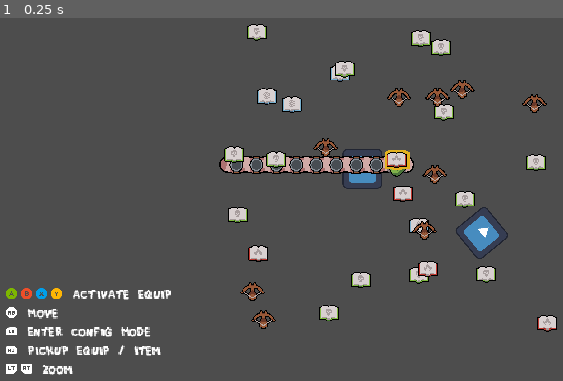
Above: before the commit, frame 1.
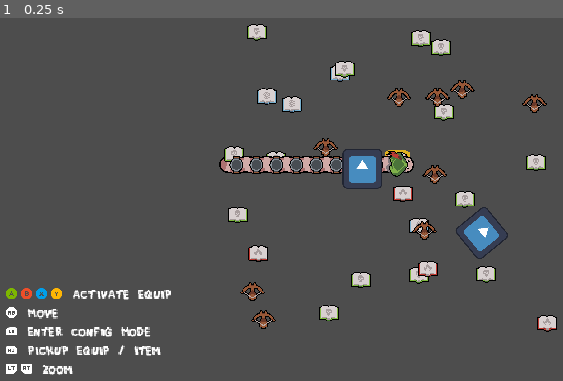
Above: after the commit, the same moment.

Repository: Justuna/worm-odyssey
Game: Godot game, scene res://scenes/tests/worm_test.tscn
The game is run twice, just before and just after one commit, with the same random seed, the same clock (stepped at 60 frames per second) and the same inputs. The engine's default icon, where the game draws it, is replaced by a stand-in: a white triangle on a blue panel in a dark square.
Inputs:
- Up to frame 1 (0.25 s): no input

The runs differ from the first frame. In frame 1, 0.6% of the frame differs, in the area x 41-73%, y 36-43%.

Commit message:
Fully configable worm

Diff:
--- /dev/null
+++ b/assets/animations/worm_segment.tres
@@ -0,0 +1,87 @@
+[gd_resource type="AnimationLibrary" load_steps=4 format=3 uid="uid://bbtnbbpqj573b"]
+
+[sub_resource type="Animation" id="Animation_nclic"]
+resource_name = "edit_select"
+length = 0.25
+step = 0.05
+tracks/0/type = "bezier"
+tracks/0/imported = false
+tracks/0/enabled = true
+tracks/0/path = NodePath("CanvasGroup:scale:x")
+tracks/0/interp = 1
+tracks/0/loop_wrap = true
+tracks/0/keys = {
+"handle_modes": PackedInt32Array(0, 0),
+"points": PackedFloat32Array(1, -0.25, 0, 0.25, 0, 1.25, -0.25, 0, 0.25, 0),
+"times": PackedFloat32Array(0, 0.25)
+}
+tracks/1/type = "bezier"
+tracks/1/imported = false
+tracks/1/enabled = true
+tracks/1/path = NodePath("CanvasGroup:scale:y")
+tracks/1/interp = 1
+tracks/1/loop_wrap = true
+tracks/1/keys = {
+"handle_modes": PackedInt32Array(0, 0),
+"points": PackedFloat32Array(1, -0.25, 0, 0.25, 0, 1.25, -0.25, 0, 0.25, 0),
+"times": PackedFloat32Array(0, 0.25)
+}
+
+[sub_resource type="Animation" id="Animation_hdiyc"]
+length = 0.001
+tracks/0/type = "bezier"
+tracks/0/imported = false
+tracks/0/enabled = true
+tracks/0/path = NodePath("CanvasGroup:scale:x")
+tracks/0/interp = 1
+tracks/0/loop_wrap = true
+tracks/0/keys = {
+"handle_modes": PackedInt32Array(0),
+"points": PackedFloat32Array(1, -0.25, 0, 0.25, 0),
+"times": PackedFloat32Array(0)
+}
+tracks/1/type = "bezier"
+tracks/1/imported = false
+tracks/1/enabled = true
+tracks/1/path = NodePath("CanvasGroup:scale:y")
+tracks/1/interp = 1
+tracks/1/loop_wrap = true
+tracks/1/keys = {
+"handle_modes": PackedInt32Array(0),
+"points": PackedFloat32Array(1, -0.25, 0, 0.25, 0),
+"times": PackedFloat32Array(0)
+}
+
+[sub_resource type="Animation" id="Animation_3hbgr"]
+resource_name = "edit_deselect"
+length = 0.25
+step = 0.05
+tracks/0/type = "bezier"
+tracks/0/imported = false
+tracks/0/enabled = true
+tracks/0/path = NodePath("CanvasGroup:scale:x")
+tracks/0/interp = 1
+tracks/0/loop_wrap = true
+tracks/0/keys = {
+"handle_modes": PackedInt32Array(0, 0),
+"points": PackedFloat32Array(1.25, -0.25, 0, 0.25, 0, 1, -0.05, 0.0981692, 0.25, 0),
+"times": PackedFloat32Array(0, 0.25)
+}
+tracks/1/type = "bezier"
+tracks/1/imported = false
+tracks/1/enabled = true
+tracks/1/path = NodePath("CanvasGroup:scale:y")
+tracks/1/interp = 1
+tracks/1/loop_wrap = true
+tracks/1/keys = {
+"handle_modes": PackedInt32Array(0, 0),
+"points": PackedFloat32Array(1.25, -0.25, 0, 0.25, 0, 1, -0.25, 0, 0.25, 0),
+"times": PackedFloat32Array(0, 0.25)
+}
+
+[resource]
+_data = {
+"RESET": SubResource("Animation_hdiyc"),
+"edit_deselect": SubResource("Animation_3hbgr"),
+"edit_select": SubResource("Animation_nclic")
+}
--- a/assets/shaders/outline.gdshader
+++ b/assets/shaders/outline.gdshader
@@ -9,10 +9,19 @@
 uniform float line_thickness : hint_range(0.0, 10.0);
 uniform vec4 line_color : source_color = vec4(1.0);
 uniform sampler2D screen_texture : hint_screen_texture, repeat_disable, filter_nearest;
-uniform bool enabled = false;
+uniform bool line_enabled = false;
+
+uniform vec4 overlay_color : source_color = vec4(0.0);
+uniform float overlay_amount : hint_range(0.0, 1.0);
+uniform bool overlay_enabled = true;
+
 
 void fragment() {
-	if (enabled) {
+	vec4 color;
+	// Get the texture from the screen
+	vec4 c = texture(screen_texture, SCREEN_UV);
+
+	if (line_enabled) {
 		// Get the size of the pixels on screen, and create a variable for out outline
 		vec2 size = line_thickness * SCREEN_PIXEL_SIZE;
 		float outline = 0.0;
@@ -28,17 +37,19 @@
 		// Force outline to 1 or 0
 		outline = sign(outline);
 
-		// Get the texture from the screen
-		vec4 c = texture(screen_texture, SCREEN_UV);
-
 		// If the alpha exists at least a little bit, amplify the colors.
 		// This ensures alpha and colors remain precise even when reading from screen.
 		if (c.a > 0.0001) {
 			c.rgb /= c.a;
 		}
 
-		COLOR = mix(c, line_color, outline - c.a);
+		color = mix(c, line_color, outline - c.a);
 	} else {
-		COLOR = texture(screen_texture, SCREEN_UV);
+		color = c;
+	}
+	if (overlay_enabled && c.a > 0.0001) {
+		COLOR = mix(color, overlay_color, overlay_amount);
+	} else {
+		COLOR = color;
 	}
 }
--- a/prefabs/equipment/dropped_equipment.tscn
+++ b/prefabs/equipment/dropped_equipment.tscn
@@ -11,7 +11,10 @@
 shader = ExtResource("2_ijgik")
 shader_parameter/line_thickness = 2.0
 shader_parameter/line_color = Color(0.890196, 0.698039, 0.121569, 1)
-shader_parameter/enabled = false
+shader_parameter/line_enabled = false
+shader_parameter/overlay_color = Color(0, 0, 0, 0)
+shader_parameter/overlay_amount = null
+shader_parameter/overlay_enabled = true
 
 [node name="DroppedEquipment" type="Area2D"]
 
--- a/prefabs/worm/worm_segment.tscn
+++ b/prefabs/worm/worm_segment.tscn
@@ -7,19 +7,23 @@
 [sub_resource type="ShaderMaterial" id="ShaderMaterial_u7npg"]
 shader = ExtResource("4_rbxe0")
 shader_parameter/line_thickness = 2.0
-shader_parameter/line_color = Color(0, 0.839216, 0.0117647, 1)
-shader_parameter/enabled = false
+shader_parameter/line_color = Color(0.490196, 0.717647, 0, 1)
+shader_parameter/line_enabled = false
+shader_parameter/overlay_color = Color(1, 1, 1, 1)
+shader_parameter/overlay_amount = 0.6
+shader_parameter/overlay_enabled = false
 
 [node name="WormSegment" type="Node2D" node_paths=PackedStringArray("canvas_group")]
 script = ExtResource("1_44kv3")
 canvas_group = NodePath("CanvasGroup")
-x_color = Color(0.113725, 0.529412, 0.866667, 1)
-y_color = Color(0.905882, 0.803922, 0.129412, 1)
-b_color = Color(0.894118, 0.176471, 0.176471, 1)
-a_color = Color(0.152941, 0.886275, 0.180392, 1)
+x_color = Color(0, 0.623529, 0.921569, 1)
+y_color = Color(0.996078, 0.709804, 0.0156863, 1)
+b_color = Color(0.937255, 0.305882, 0.160784, 1)
+a_color = Color(0.490196, 0.717647, 0, 1)
 
 [node name="CanvasGroup" type="CanvasGroup" parent="."]
 material = SubResource("ShaderMaterial_u7npg")
+scale = Vector2(1.25, 1.25)
 
 [node name="SlotVisuals" type="Node2D" parent="CanvasGroup"]
 
--- a/scenes/tests/worm_test.tscn
+++ b/scenes/tests/worm_test.tscn
@@ -16,33 +16,42 @@
 [sub_resource type="RectangleShape2D" id="RectangleShape2D_1fcaq"]
 size = Vector2(128, 126)
 
+[sub_resource type="Curve" id="Curve_3h615"]
+_data = [Vector2(0, 1), 0.0, 0.0, 0, 0, Vector2(1, 0.269544), -0.347194, 0.0, 0, 0]
+point_count = 2
+
 [node name="WormTest" type="Node2D"]
 script = ExtResource("1_e11fb")
 equipment_library = ExtResource("2_6jmem")
 equipment_spawn_area = SubResource("RectangleShape2D_jjv65")
 
-[node name="Wall" type="StaticBody2D" parent="."]
+[node name="Level" type="Node2D" parent="."]
+z_index = 10
+
+[node name="Wall" type="StaticBody2D" parent="Level"]
 position = Vector2(-101, 12)
 
-[node name="Sprite2D" type="Sprite2D" parent="Wall"]
+[node name="Sprite2D" type="Sprite2D" parent="Level/Wall"]
 texture = ExtResource("2_cl5xy")
 
-[node name="CollisionShape2D" type="CollisionShape2D" parent="Wall"]
+[node name="CollisionShape2D" type="CollisionShape2D" parent="Level/Wall"]
 shape = SubResource("RectangleShape2D_1fcaq")
 
-[node name="Wall2" type="StaticBody2D" parent="."]
+[node name="Wall2" type="StaticBody2D" parent="Level"]
 position = Vector2(281, 218)
 rotation = 0.886361
+scale = Vector2(1, 1)
 
-[node name="Sprite2D" type="Sprite2D" parent="Wall2"]
+[node name="Sprite2D" type="Sprite2D" parent="Level/Wall2"]
 texture = ExtResource("2_cl5xy")
 
-[node name="CollisionShape2D" type="CollisionShape2D" parent="Wall2"]
+[node name="CollisionShape2D" type="CollisionShape2D" parent="Level/Wall2"]
 shape = SubResource("RectangleShape2D_1fcaq")
 
 [node name="PlayerWorm" type="Node2D" parent="."]
 
 [node name="Worm" parent="PlayerWorm" instance=ExtResource("1_wvqpy")]
+z_index = 5
 
 [node name="UI" type="CanvasLayer" parent="PlayerWorm"]
 
@@ -87,6 +96,7 @@
 [img=24]res://assets/art/control_icons/xbox_rt.png[/img] + [img=24]res://assets/art/control_icons/xbox_dpad_vertical.png[/img] Move Equip
 [img=24]res://assets/art/control_icons/xbox_dpad_vertical.png[/img] Move Selection
 [img=24]res://assets/art/control_icons/xbox_rb.png[/img] Eject Equip
+[img=24]res://assets/art/control_icons/xbox_dpad_horizontal.png[/img] Rotate Equip
 [img=24]res://assets/art/control_icons/xbox_lb.png[/img] Exit Config Mode"
 fit_content = true
 scroll_active = false
@@ -167,6 +177,8 @@
 [node name="ControllerWormInput" type="Node" parent="PlayerWorm" node_paths=PackedStringArray("worm", "camera_controller", "worm_configurer")]
 process_mode = 3
 script = ExtResource("3_8ovgw")
+move_segment_interval_max = 0.25
+move_segment_interval_curve = SubResource("Curve_3h615")
 worm = NodePath("../Worm")
 camera_controller = NodePath("../CameraController")
 worm_configurer = NodePath("../WormConfigurer")
@@ -178,3 +190,4 @@
 config_worm_ui = NodePath("../UI/Control/ConfigWormUI")
 worm_ui = NodePath("../UI/Control/WormUI")
 camera = NodePath("../CameraController")
+equipment_library = ExtResource("2_6jmem")
--- a/scripts/equipment/dropped_equipment.gd
+++ b/scripts/equipment/dropped_equipment.gd
@@ -13,6 +13,8 @@
 	equipment = _equipment
 	visuals_container.add_child(_equipment)
 	_equipment.position = Vector2.ZERO
+	_equipment.rotation = 0
+	_equipment.direction = Equipment.Direction.RIGHT
 
 
 func _ready():
--- a/scripts/equipment/equipment.gd
+++ b/scripts/equipment/equipment.gd
@@ -54,3 +54,25 @@
 
 func use_active():
 	active_used.emit()
+
+
+static func rotate_left(direction: Direction) -> Direction:
+	match direction:
+		Direction.UP:
+			return Direction.RIGHT
+		Direction.RIGHT:
+			return Direction.DOWN
+		Direction.DOWN:
+			return Direction.LEFT
+	return Direction.UP
+
+
+static func rotate_right(direction: Direction) -> Direction:
+	match direction:
+		Direction.UP:
+			return Direction.LEFT
+		Direction.LEFT:
+			return Direction.DOWN
+		Direction.DOWN:
+			return Direction.RIGHT
+	return Direction.UP
--- a/scripts/equipment/equipment_library.gd
+++ b/scripts/equipment/equipment_library.gd
@@ -33,3 +33,10 @@
 	var dropped_equipment = inst.get_node("DroppedEquipment") as DroppedEquipment
 	dropped_equipment.construct(spawn_equipment(equipment_type))
 	return inst
+
+
+func spawn_dropped_equipment_from_existing(equipment: Equipment) -> Node2D:
+	var inst = dropped_equipment_prefab.instantiate()
+	var dropped_equipment = inst.get_node("DroppedEquipment") as DroppedEquipment
+	dropped_equipment.construct(equipment)
+	return inst
--- a/scripts/interaction/interactable.gd
+++ b/scripts/interaction/interactable.gd
@@ -33,7 +33,7 @@
 
 func _update_selected_visuals():
 	if _selected:
-		(visuals.material as ShaderMaterial).set_shader_parameter("enabled", true)
+		(visuals.material as ShaderMaterial).set_shader_parameter("line_enabled", true)
 		(visuals.material as ShaderMaterial).set_shader_parameter("line_color", selected_color)
 	else:
-		(visuals.material as ShaderMaterial).set_shader_parameter("enabled", false)
+		(visuals.material as ShaderMaterial).set_shader_parameter("line_enabled", false)
--- a/scripts/worm/camera_controller.gd
+++ b/scripts/worm/camera_controller.gd
@@ -30,14 +30,14 @@
 		global_position = target.global_position
 
 
-func set_target(target: Node2D, lerp: bool = true):
+func set_target(target: Node2D, lerp: bool = true, duration: float = lerp_duration):
 	_target = target
 	if is_inside_tree() and lerp:
 		if _move_tween and _move_tween.is_running():
 			_move_tween.kill()
 		_move_tween = get_tree().create_tween()
 		_move_tween.set_pause_mode(Tween.TWEEN_PAUSE_PROCESS)
-		_move_tween.tween_method(_move_tween_to_target.bind(global_position), 0.0, 1.0, lerp_duration).set_ease(Tween.EASE_IN_OUT).set_trans(Tween.TRANS_CUBIC)
+		_move_tween.tween_method(_move_tween_to_target.bind(global_position), 0.0, 1.0, duration).set_ease(Tween.EASE_IN_OUT).set_trans(Tween.TRANS_CUBIC)
 
 
 func _move_tween_to_target(weight: float, start_position: Vector2):
--- a/scripts/worm/controller_worm_input.gd
+++ b/scripts/worm/controller_worm_input.gd
@@ -7,6 +7,9 @@
 @export var movement_deadzone: float = 0.1
 @export var device_id: int = 0
 @export var auto_find_device: bool = false
+@export var move_segment_interval_max: float = 1
+@export var move_segment_interval_count_max: int = 4
+@export var move_segment_interval_curve: Curve
 
 @export_category("Dependencies")
 @export var worm: Node2D
@@ -18,6 +21,13 @@
 var _movement_deadzone_sqr: float
 var _interact_pressed: bool
 var _config_mode_pressed: bool
+var _move_segment_interval: float
+var _move_segment_interval_count: int
+var _move_segment_interval_timer: float
+var _move_segment_pressed: bool
+var _binding_button_pressed: bool
+var _eject_button_pressed: bool
+var _rotate_pressed: bool
 
 func _ready():
 	_movement_deadzone_sqr = movement_deadzone * movement_deadzone
@@ -28,7 +38,63 @@
 		var joypad_ids = Input.get_connected_joypads()
 		if joypad_ids.size() > 0:
 			device_id = joypad_ids[0]
-	if not worm_configurer.in_config_mode:
+	if worm_configurer.in_config_mode:
+		var dpad_up = Input.is_joy_button_pressed(device_id, JOY_BUTTON_DPAD_UP)
+		var dpad_down = Input.is_joy_button_pressed(device_id, JOY_BUTTON_DPAD_DOWN)
+		if dpad_up or dpad_down:
+			if not _move_segment_pressed:
+				_move_segment_pressed = true
+				_move_segment_interval_count = 0
+				_move_segment_interval_timer = 1.0
+				_move_segment_interval = 0
+			_move_segment_interval_timer += delta
+			if _move_segment_interval_timer > _move_segment_interval:
+				_move_segment_interval = move_segment_interval_curve.sample(float(_move_segment_interval_count) / move_segment_interval_count_max) * move_segment_interval_max
+				if dpad_up:
+					worm_configurer.select_next_segment(_move_segment_interval)
+				else:
+					worm_configurer.select_prev_segment(_move_segment_interval)
+				_move_segment_interval_timer = 0.0
+				if _move_segment_interval_count < move_segment_interval_count_max:
+					_move_segment_interval_count += 1
+		elif _move_segment_pressed:
+			_move_segment_pressed = false
+		var a_pressed = Input.is_joy_button_pressed(device_id, JOY_BUTTON_A)
+		var b_pressed = Input.is_joy_button_pressed(device_id, JOY_BUTTON_B)
+		var x_pressed = Input.is_joy_button_pressed(device_id, JOY_BUTTON_X)
+		var y_pressed = Input.is_joy_button_pressed(device_id, JOY_BUTTON_Y)
+		if a_pressed or b_pressed or x_pressed or y_pressed:
+			if not _binding_button_pressed:
+				if a_pressed:
+					worm_configurer.set_segment_binding(WormSegment.Binding.A_BUTTON)
+				elif b_pressed:
+					worm_configurer.set_segment_binding(WormSegment.Binding.B_BUTTON)
+				elif x_pressed:
+					worm_configurer.set_segment_binding(WormSegment.Binding.Y_BUTTON)
+				elif y_pressed:
+					worm_configurer.set_segment_binding(WormSegment.Binding.X_BUTTON)
+				_binding_button_pressed = true
+		elif _binding_button_pressed:
+			_binding_button_pressed = false
+		worm_configurer.in_move_mode = Input.get_joy_axis(device_id, JOY_AXIS_TRIGGER_RIGHT) > 0.25
+		if Input.is_joy_button_pressed(device_id, JOY_BUTTON_RIGHT_SHOULDER):
+			if not _eject_button_pressed:
+				_eject_button_pressed = true
+		elif _eject_button_pressed:
+			_eject_button_pressed = false
+			worm_configurer.eject_segment()
+		var dpad_left = Input.is_joy_button_pressed(device_id, JOY_BUTTON_DPAD_LEFT)
+		var dpad_right = Input.is_joy_button_pressed(device_id, JOY_BUTTON_DPAD_RIGHT)
+		if dpad_left or dpad_right:
+			if not _rotate_pressed:
+				_rotate_pressed = true
+				if dpad_left:
+					worm_configurer.rotate_segment_left()
+				else:
+					worm_configurer.rotate_segment_right()
+		elif _rotate_pressed:
+			_rotate_pressed = false
+	else:
 		var movement_dir = Vector2(Input.get_joy_axis(device_id, JOY_AXIS_LEFT_X), Input.get_joy_axis(device_id, JOY_AXIS_LEFT_Y))
 		if movement_dir.length_squared() < movement_deadzone:
 			movement_dir = Vector2.ZERO
--- a/scripts/worm/worm_configurer.gd
+++ b/scripts/worm/worm_configurer.gd
@@ -11,8 +11,19 @@
 		return _in_config_mode
 	set(value):
 		_set_config_mode(value)
+var _in_config_mode: bool
+@export var in_move_mode: bool :
+	get:
+		return _in_move_mode
+	set(value):
+		_set_in_move_mode(value)
+var _in_move_mode: bool
+@export var equipment_library: EquipmentLibrary
 
-var _in_config_mode: bool
+var _current_segment_index: int
+var _current_segment: WormSegment :
+	get:
+		return worm_controller.segments[_current_segment_index]
 
 @onready var worm_controller: WormController = worm.get_node("WormController")
 
@@ -25,13 +36,90 @@
 	in_config_mode = not in_config_mode
 
 
-func _set_config_mode(value):
+func select_prev_segment(duration: float = camera.lerp_duration):
+	if not _in_config_mode:
+		return
+	_select_segment(_current_segment_index - 1, duration)
+
+
+func select_next_segment(duration: float = camera.lerp_duration):
+	if not _in_config_mode:
+		return
+	_select_segment(_current_segment_index + 1, duration)
+
+
+func set_segment_binding(binding: WormSegment.Binding):
+	if not _in_config_mode:
+		return
+	var current_segment = _current_segment
+	if binding == current_segment.binding:
+		current_segment.binding = WormSegment.Binding.NONE
+	else:
+		current_segment.binding = binding
+
+
+func eject_segment():
+	if not _in_config_mode:
+		return
+	var current_segment = _current_segment
+	var equipment = current_segment.remove_equipment()
+	if equipment:
+		var dropped_equipment = equipment_library.spawn_dropped_equipment_from_existing(equipment)
+		get_parent().add_child(dropped_equipment)
+		dropped_equipment.global_position = current_segment.global_position
+		var tween = get_tree().create_tween()
+		tween.set_pause_mode(Tween.TWEEN_PAUSE_PROCESS)
+		tween.tween_property(dropped_equipment, "global_position", current_segment.to_global(Vector2.UP * 128), 0.5).set_ease(Tween.EASE_OUT).set_trans(Tween.TRANS_CUBIC)
+
+
+func rotate_segment_left():
+	if not _in_config_mode:
+		return
+	var current_segment = _current_segment
+	if current_segment.equipment:
+		current_segment.equipment.direction = Equipment.rotate_left(current_segment.equipment.direction)
+
+
+func rotate_segment_right():
+	if not _in_config_mode:
+		return
+	var current_segment = _current_segment
+	if current_segment.equipment:
+		current_segment.equipment.direction = Equipment.rotate_right(current_segment.equipment.direction)
+
+
+func _swap_segments(index_one: int, index_two: int):
+	var segment_one = worm_controller.segments[index_one]
+	var segment_two = worm_controller.segments[index_two]
+	segment_one.swap_equipment(segment_two)
+
+
+func _select_segment(index: int, duration: float = camera.lerp_duration):
+	worm_controller.segments[_current_segment_index].is_selected = false
+	worm_controller.segments[_current_segment_index].is_moving = false
+	var prev_segment_index = _current_segment_index
+	_current_segment_index = index % worm_controller.segment_count
+	if in_move_mode:
+		_swap_segments(prev_segment_index, _current_segment_index)
+	worm_controller.segments[_current_segment_index].is_selected = true
+	worm_controller.segments[_current_segment_index].is_moving = in_move_mode
+	camera.set_target(worm_controller.segments[_current_segment_index], true, duration)
+
+
+func _set_config_mode(value: bool):
 	_in_config_mode = value
 	if is_inside_tree():
 		config_worm_ui.visible = _in_config_mode
 		worm_ui.visible = not _in_config_mode
 		get_tree().paused = _in_config_mode
 		if _in_config_mode:
-			camera.set_target(worm_controller.segments[0])
+			_select_segment(worm_controller.segment_count - 1)
 		else:
 			camera.set_target(worm_controller.worm_head)
+			worm_controller.segments[_current_segment_index].is_selected = false
+
+
+func _set_in_move_mode(value: bool):
+	_in_move_mode = value
+	if is_inside_tree():
+		_current_segment.is_moving = in_move_mode
--- a/scripts/worm/worm_segment.gd
+++ b/scripts/worm/worm_segment.gd
@@ -13,6 +13,24 @@
 
 var worm: Node2D
 var equipment: Equipment
+var is_selected: bool :
+	get:
+		return _is_selected
+	set(value):
+		var old_val = _is_selected
+		_is_selected = value
+		if _is_selected != old_val:
+			_update_is_selected_visuals()
+var _is_selected: bool
+var is_moving: bool :
+	get:
+		return _is_moving
+	set(value):
+		var old_val = _is_moving
+		_is_moving = value
+		if _is_moving != old_val:
+			_update_is_moving_visuals()
+var _is_moving: bool
 
 @export var canvas_group: CanvasGroup
 @export var x_color: Color
@@ -35,14 +53,38 @@
 	Binding.A_BUTTON: a_color,
 }
 
+var _tween: Tween
+
 
 func _ready():
 	_update_binding_visuals()
+	_update_is_selected_visuals()
+	_update_is_moving_visuals()
 	canvas_group.material = canvas_group.material.duplicate()
 
 
 func construct(_worm: Node2D):
 	worm = _worm
+
+
+## Swaps this segment's equipment with another segment's equipment.
+func swap_equipment(other_segment: WormSegment):
+	# Swap equipment, preserving direction
+	var my_equipment = remove_equipment()
+	var direction = Equipment.Direction.UP
+	if my_equipment:
+		direction = my_equipment.direction
+	var other_equipment = other_segment.add_equipment(my_equipment, direction)
+	direction = Equipment.Direction.UP
+	if other_equipment:
+		direction = other_equipment.direction
+	add_equipment(other_equipment, direction)
+
+	# Swap bindings
+	var my_binding = binding
+	binding = other_segment.binding
+	other_segment.binding = my_binding
+
 
 
 ## Tries to add _equipment to this segment. If this segment already has
@@ -52,16 +94,21 @@
 	if equipment != null:
 		old_equipment = remove_equipment()
 	equipment = _equipment
-	equipment.reparent(canvas_group)
-	equipment.position = Vector2.ZERO
-	equipment.rotation = 0
-	equipment.construct(worm, self, direction)
-	_update_binding_visuals()
+	if equipment:
+		if equipment.get_parent():
+			equipment.reparent(canvas_group)
+		else:
+			canvas_group.add_child(equipment)
+		equipment.position = Vector2.ZERO
+		equipment.rotation = 0
+		equipment.construct(worm, self, direction)
+		_update_binding_visuals()
 	return old_equipment
 
 
 func remove_equipment() -> Equipment:
-	equipment.reparent(null)
+	if equipment:
+		canvas_group.remove_child(equipment)
 	var old_equipment = equipment
 	equipment = null
 	_update_binding_visuals()
@@ -75,8 +122,28 @@
 func _update_binding_visuals():
 	if canvas_group:
 		if _binding == Binding.NONE:
-			(canvas_group.material as ShaderMaterial).set_shader_parameter("enabled", false)
+			(canvas_group.material as ShaderMaterial).set_shader_parameter("line_enabled", false)
 		else:
-			(canvas_group.material as ShaderMaterial).set_shader_parameter("enabled", true)
+			(canvas_group.material as ShaderMaterial).set_shader_parameter("line_enabled", true)
 			var binding_color = BINDING_TO_COLOR[_binding]
 			(canvas_group.material as ShaderMaterial).set_shader_parameter("line_color", binding_color)
+
+
+func _update_is_selected_visuals():
+	if canvas_group:
+		if _tween and _tween.is_running():
+			_tween.kill()
+		_tween = get_tree().create_tween()
+		_tween.set_ease(Tween.EASE_OUT).set_trans(Tween.TRANS_CUBIC).set_pause_mode(Tween.TWEEN_PAUSE_PROCESS)
+		if _is_selected:
+			_tween.tween_property(canvas_group, "scale", Vector2(1.5, 1.5), 0.25)
+		else:
+			_tween.tween_property(canvas_group, "scale", Vector2(1, 1), 0.25)
+
+
+func _update_is_moving_visuals():
+	if canvas_group:
+		if _is_moving:
+			(canvas_group.material as ShaderMaterial).set_shader_parameter("overlay_enabled", true)
+		else:
+			(canvas_group.material as ShaderMaterial).set_shader_parameter("overlay_enabled", false)
Binary file added: assets/art/control_icons/xbox_dpad_horizontal.png
Not shown, added: assets/art/control_icons/xbox_dpad_horizontal.png.import
Not shown: 1 places in scenes/tests/worm_test.tscn that only renumber resources
